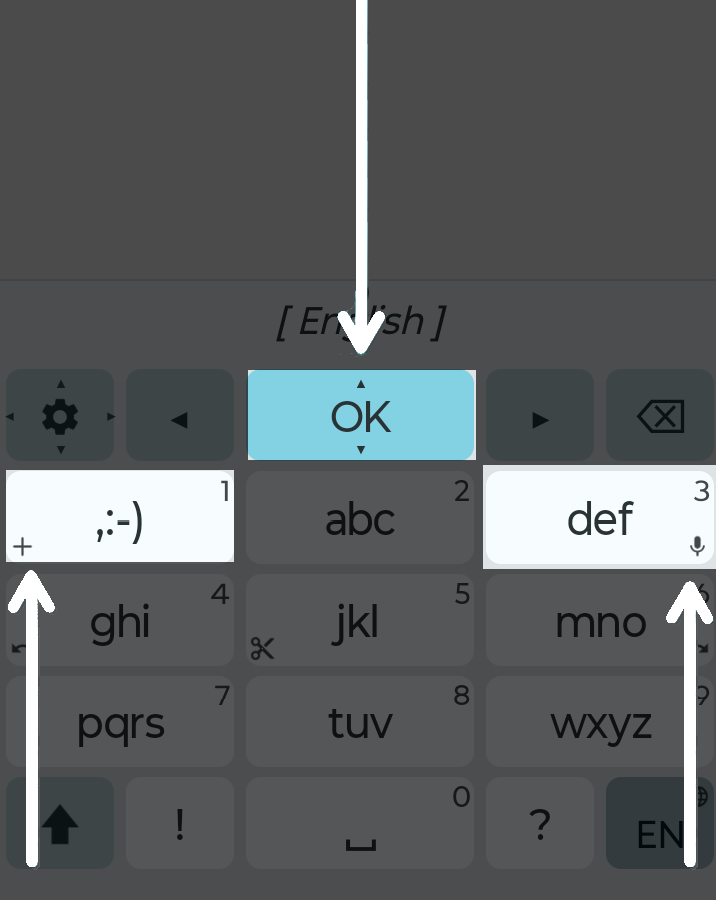
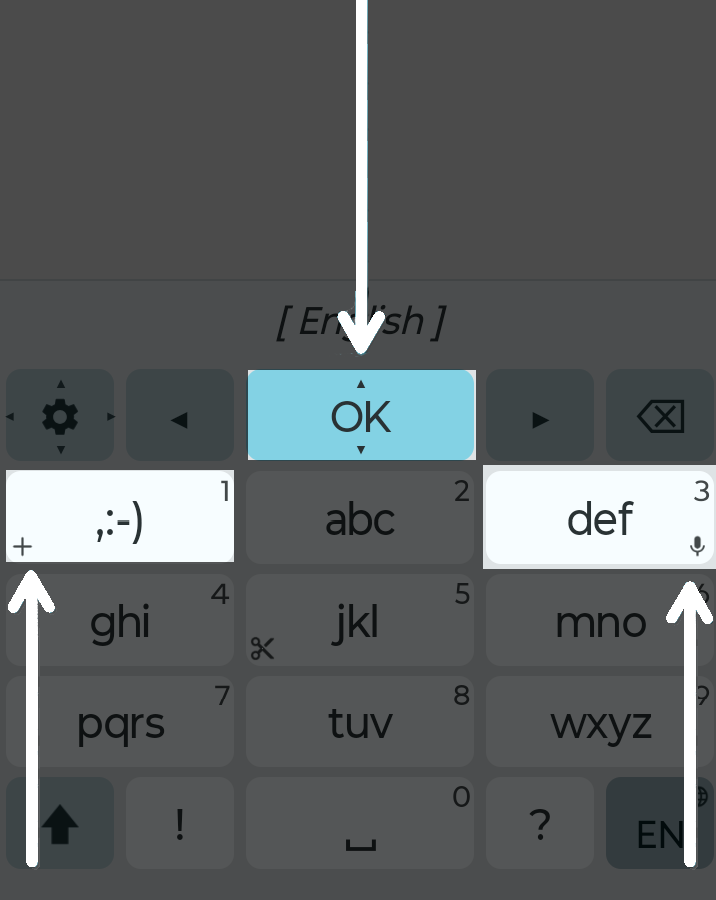
Revision of a layered w=716, h=900 image; what changed, layer by layer:
painted on "screenshot" over [11,643,709,654]
